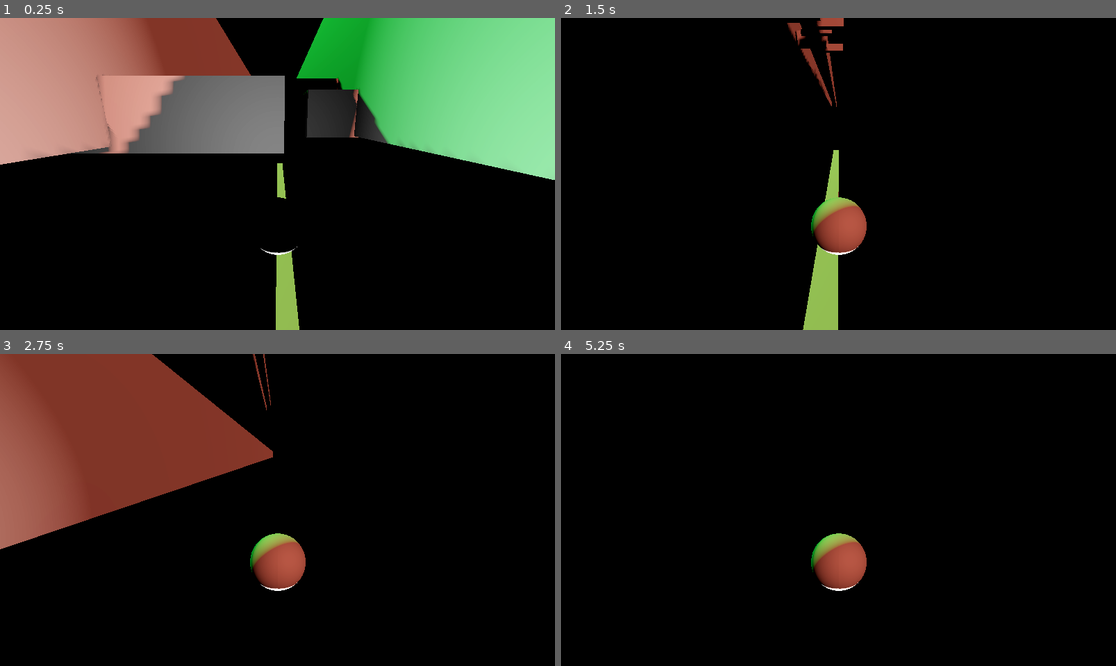
Above: before the commit, frames 1-4 (two rows, left to right).
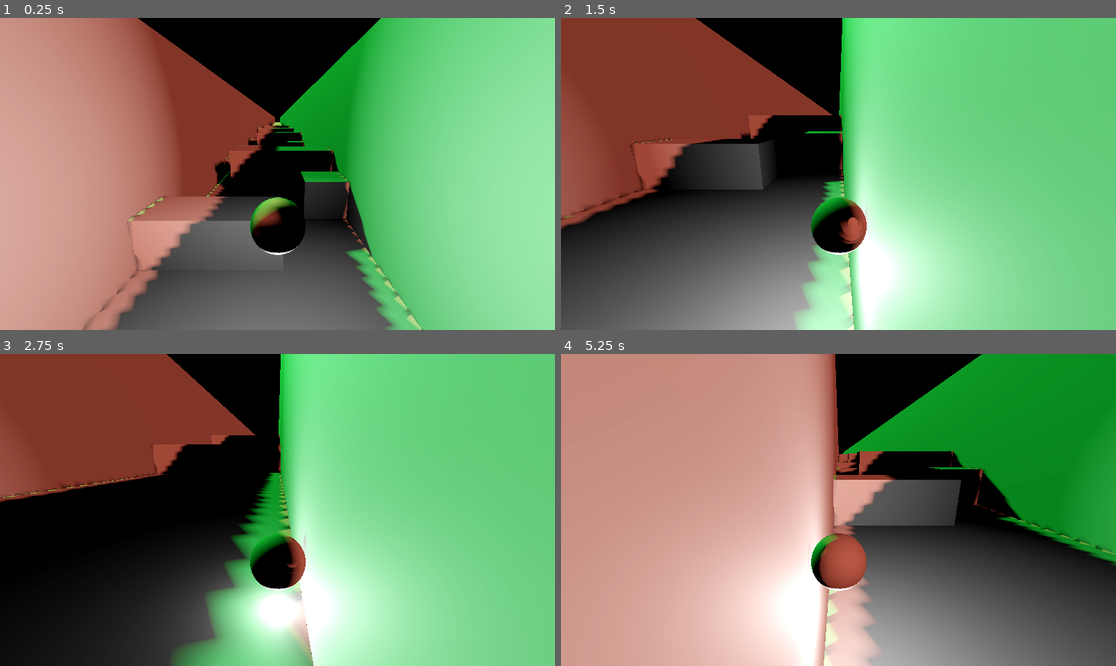
Above: after the commit, the same moments.

Repository: kfeng16/CapstoneProject
Game: Godot game, scene res://main.tscn
Two runs of this game, one before a commit and one after it. Both use one fixed random seed, a clock stepped at 60 frames per second and the inputs below.
Inputs:
- Up to frame 1 (0.25 s): no input
- Up to frame 2 (1.5 s): tap Enter (ui_accept) at 0.5, 0.77 s; hold Right (ui_right) 0.53-1.28 s; hold Down (ui_down) from 1.28 s (still down)
- Up to frame 3 (2.75 s): tap Enter (ui_accept) at 1.52 s; release Down (ui_down) at 2.03 s; hold Right (ui_right) from 2.03 s (still down)
- Up to frame 4 (5.25 s): release Right (ui_right) at 2.78 s; hold Up (ui_up) 2.78-3.53 s; tap Enter (ui_accept) at 3.02, 3.77, 4.52 s; hold Left (ui_left) 3.53-5.03 s; hold Down (ui_down) from 5.03 s (still down)

The runs differ from the first frame. In frame 1, 66% of the frame differs, in the area x 0-100%, y 0-100%; in frame 2, 91%; in frame 3, 69%; in frame 4, 91%.

Commit message:
ball
ball

Diff:
--- a/main.tscn
+++ b/main.tscn
@@ -24,7 +24,7 @@
 transform = Transform3D(1, 0, 0, 0, 1, 0, 0, 0, 1, 0, 0, -180)
 
 [node name="CSGBox3D" type="CSGBox3D" parent="Walls"]
-transform = Transform3D(4, 0, 0, 0, 4, 0, 0, 0, 4, 1.63153, -35.1216, 115.849)
+transform = Transform3D(4, 0, 0, 0, 4, 0, 0, 0, 4, -0.304, -1.348, 94)
 use_collision = true
 size = Vector3(1, 1, 48)
 
@@ -49,7 +49,7 @@
 shadow_enabled = true
 
 [node name="CharacterBody3D" type="CharacterBody3D" parent="."]
-transform = Transform3D(1, 3.79333e-09, 2.81662e-08, 1.14025e-09, 1, -1.30775e-08, 1.86284e-08, -1.02564e-08, 1, -2.98023e-08, 0.778445, 0)
+transform = Transform3D(1, 3.79333e-09, 2.81662e-08, 1.14025e-09, 1, -1.30775e-08, 1.86284e-08, -1.02564e-08, 1, -2.98023e-08, 2.80913, 0)
 script = ExtResource("1_5cfnf")
 
 [node name="CollisionShape3D" type="CollisionShape3D" parent="CharacterBody3D"]
